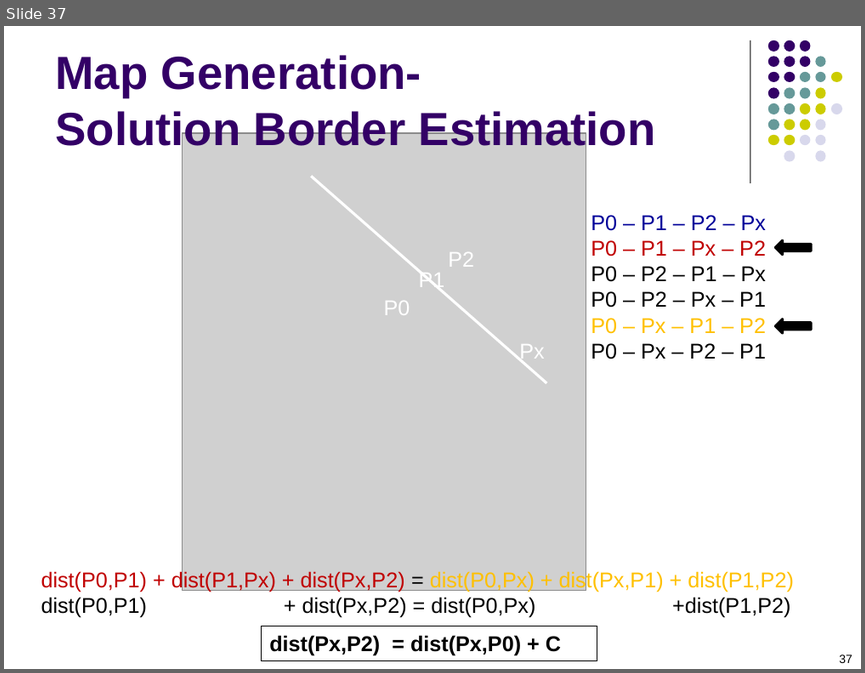
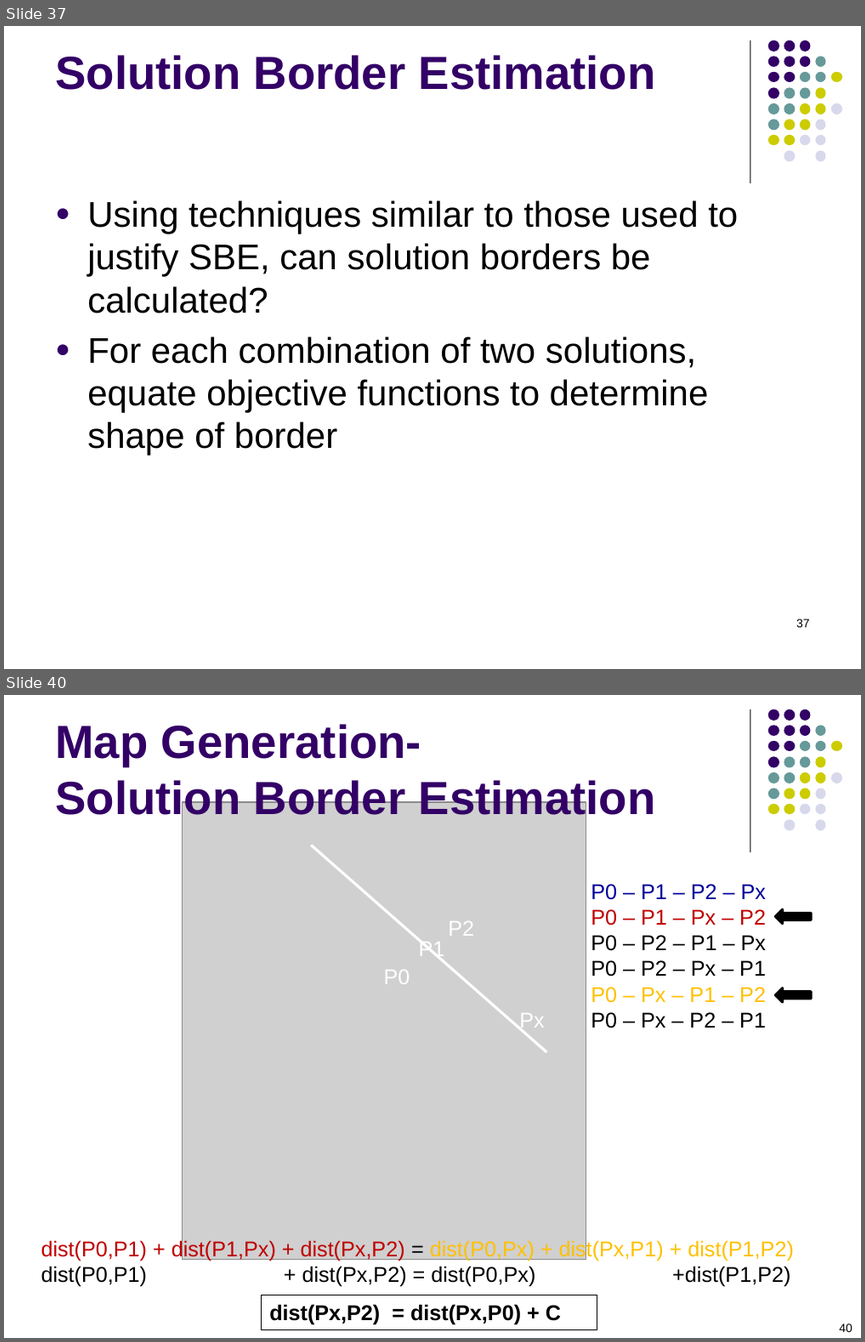
Before and after one commit to RobertHolderIII/dissertation, a slide deck: doc/defense-Dec2015.pptx. Shown one above the other, each under a label of ours: slide 37 before the commit, slides 37 and 40 after it; the slides between them are not shown. The pictures are 865x673 and 865x1342 pixels, drawn with LibreOffice and Linux fonts; fonts in the diff are those of the drawing; grey boxes stand for pictures. Boxes give left, top, right and bottom in pixels: in the first picture for what was removed or moved away, otherwise in the second. Text is boxed around its words. In the diff, an @@ line names an element or a change of style, - is before the commit and + after.

```diff
--- a/doc/defense-Dec2015.pptx
+++ b/doc/defense-Dec2015.pptx
@@ slide 37 added at <box>4,26,861,669</box>, background #FFFFFF; not listed: 32 template elements that a slide beside it also shows @@
@@ title added at <box>55,55,656,90</box>, 39 pt, text #330066, bold @@
+Solution Border Estimation
@@ text added at <box>87,200,738,455</box>, 30 pt, text #000000 @@
+● Using techniques similar to those used to justify SBE, can solution borders be calculated?
+● For each combination of two solutions, equate objective functions to determine shape of border
@@ page number added at <box>796,618,810,627</box>, 10 pt, text #000000 @@
+37
@@ what was slide 37 is now slide 40 @@
@@ page number at <box>839,1323,852,1332</box>: text changed @@
-37
+40
```
Also in this commit, not shown: 5 slides changed, 10 other slides added, 4 slides removed, 1 other file.
